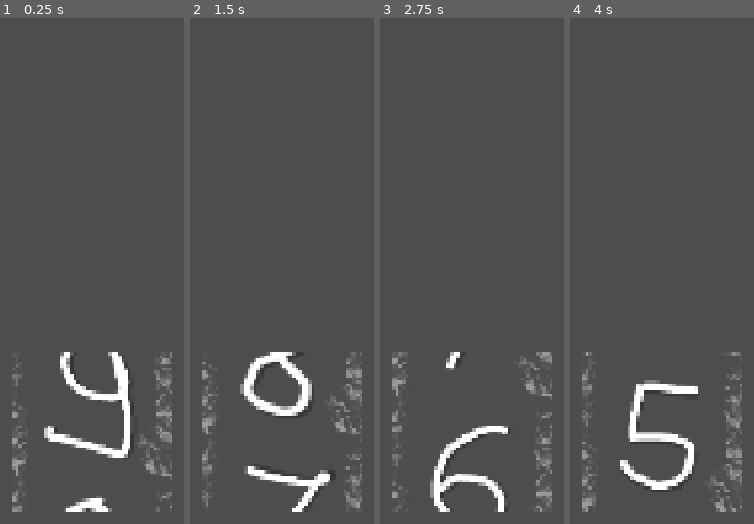
Above: before the commit, frames 1-4 (left to right).
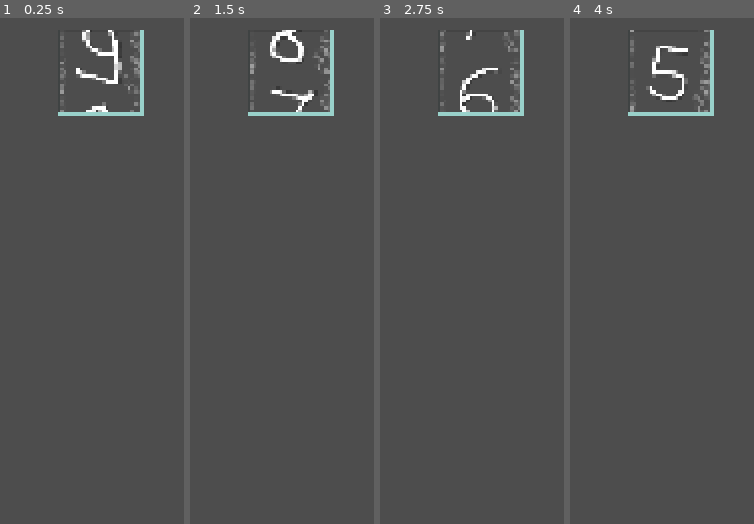
Above: after the commit, the same moments.

Repository: MisterIXI/gmtk26
Game: Godot game, scene res://scenes/__game/main.tscn
Two runs of this game, one before a commit and one after it. Both use one fixed random seed, a clock stepped at 60 frames per second and the inputs below.
Inputs:
- Up to frame 1 (0.25 s): no input
- Up to frame 2 (1.5 s): no input
- Up to frame 3 (2.75 s): no input
- Up to frame 4 (4 s): no input

The runs differ from the first frame. In frame 1, 6.7% of the frame differs, in the area x 6-94%, y 2-98%; in frame 2, 6.8%; in frame 3, 5.3%; in frame 4, 6.1%.

Commit message:
frame_added

Diff:
--- a/scenes/__game/main.tscn
+++ b/scenes/__game/main.tscn
@@ -5,7 +5,8 @@
 [node name="Main" type="Node2D" unique_id=182831752]
 
 [node name="countdown" parent="." unique_id=1272253409 instance=ExtResource("1_ofrgl")]
-position = Vector2(662, 343)
+position = Vector2(668, 54)
+scale = Vector2(0.51, 0.51)
 
 [node name="Camera2D" type="Camera2D" parent="." unique_id=1107414062]
 position = Vector2(657, 347)
--- a/scenes/ui/countdown.tscn
+++ b/scenes/ui/countdown.tscn
@@ -1,11 +1,16 @@
 [gd_scene format=3 uid="uid://bni4u1afl54fk"]
 
 [ext_resource type="Script" uid="uid://ccbhxiq56147e" path="res://scenes/ui/countdown.gd" id="1_fw4rc"]
+[ext_resource type="Texture2D" uid="uid://d0a1afqh5fk4h" path="res://assets/textures/countdown/frame.png" id="2_g7u1y"]
 [ext_resource type="Texture2D" uid="uid://ck7jigf7ql111" path="res://assets/textures/countdown/spritesheet-numbers.png" id="2_qqd44"]
 [ext_resource type="AudioStream" uid="uid://cmovqtrsjdohv" path="res://assets/sounds/timer_full_second.wav" id="3_qqd44"]
 
 [node name="countdown" type="Node2D" unique_id=1272253409]
 script = ExtResource("1_fw4rc")
+
+[node name="Bg_Frame" type="Sprite2D" parent="." unique_id=366792163]
+modulate = Color(0.6, 0.81960785, 0.7921569, 1)
+texture = ExtResource("2_g7u1y")
 
 [node name="Sprite2D" type="Sprite2D" parent="." unique_id=376825054]
 texture = ExtResource("2_qqd44")
Binary file added: assets/textures/countdown/frame.png
Not shown, added: assets/textures/countdown/frame.png.import
